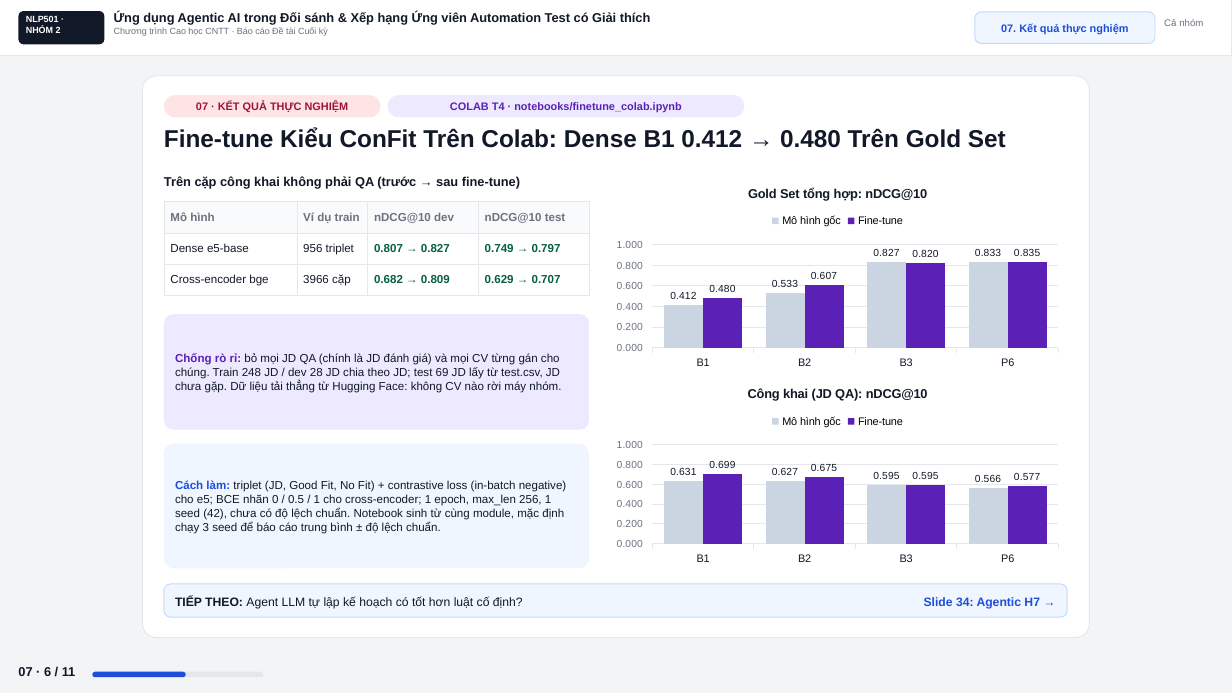
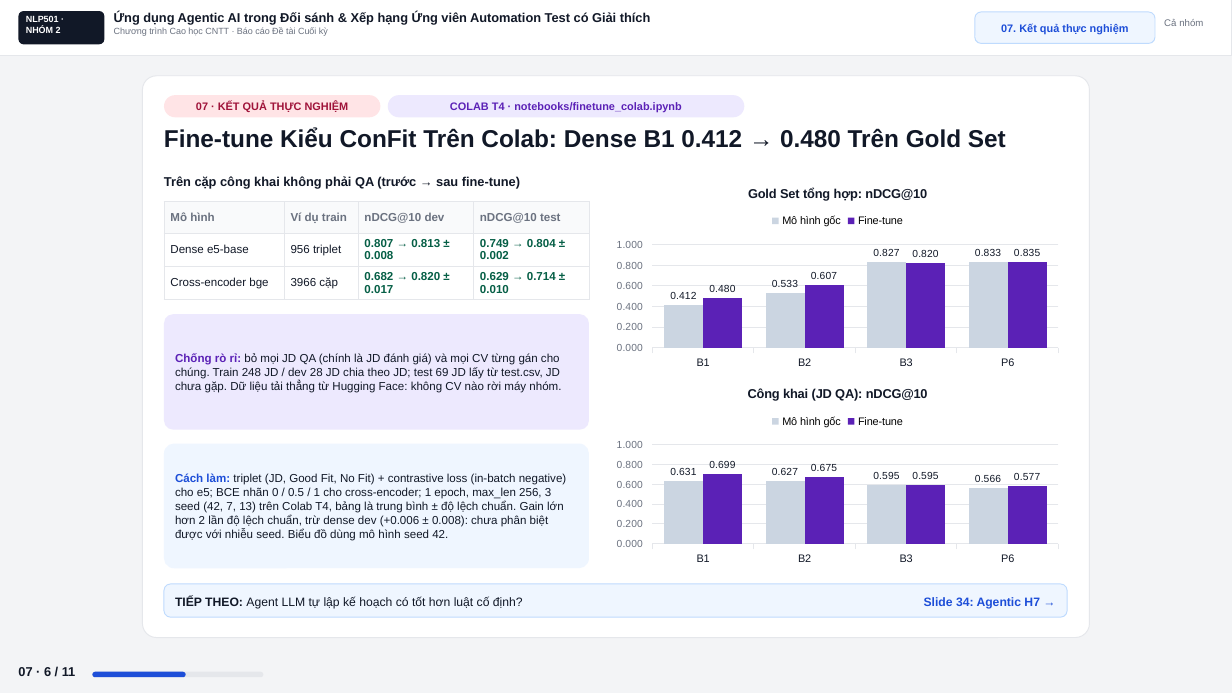
Before and after one commit to ZgsNat/NLP501.22_GROUP_2, a slide deck: slide 33 of Slide_Group2_NLP501-3.pptx. Drawn at 1232x693 pixels with LibreOffice and Linux fonts; fonts in the diff are those of the drawing. Boxes give left, top, right and bottom in pixels: in the first picture for what was removed or moved away, otherwise in the second. Text is boxed around its words. In the diff, an @@ line names an element or a change of style, - is before the commit and + after.

```diff
--- a/Slide_Group2_NLP501-3.pptx
+++ b/Slide_Group2_NLP501-3.pptx
@@ table at [164, 201, 589, 297] @@
-row 2, column 3: 0.807 → 0.827
+row 2, column 3: 0.807 → 0.813 ± 0.008
-row 2, column 4: 0.749 → 0.797
+row 2, column 4: 0.749 → 0.804 ± 0.002
-row 3, column 3: 0.682 → 0.809
+row 3, column 3: 0.682 → 0.820 ± 0.017
-row 3, column 4: 0.629 → 0.707
+row 3, column 4: 0.629 → 0.714 ± 0.010
@@ text at [175, 473, 567, 541]: text changed @@
-Cách làm: triplet (JD, Good Fit, No Fit) + contrastive loss (in-batch negative) cho e5; BCE nhãn 0 / 0.5 / 1 cho cross-encoder; 1 epoch, max_len 256, 1 seed (42), chưa có độ lệch chuẩn. Notebook sinh từ cùng module, mặc định chạy 3 seed để báo cáo trung bình ± độ lệch chuẩn.
+Cách làm: triplet (JD, Good Fit, No Fit) + contrastive loss (in-batch negative) cho e5; BCE nhãn 0 / 0.5 / 1 cho cross-encoder; 1 epoch, max_len 256, 3 seed (42, 7, 13) trên Colab T4, bảng là trung bình ± độ lệch chuẩn. Gain lớn hơn 2 lần độ lệch chuẩn, trừ dense dev (+0.006 ± 0.008): chưa phân biệt được với nhiễu seed. Biểu đồ dùng mô hình seed 42.
```
Also in this commit, not shown: 2 other files.
